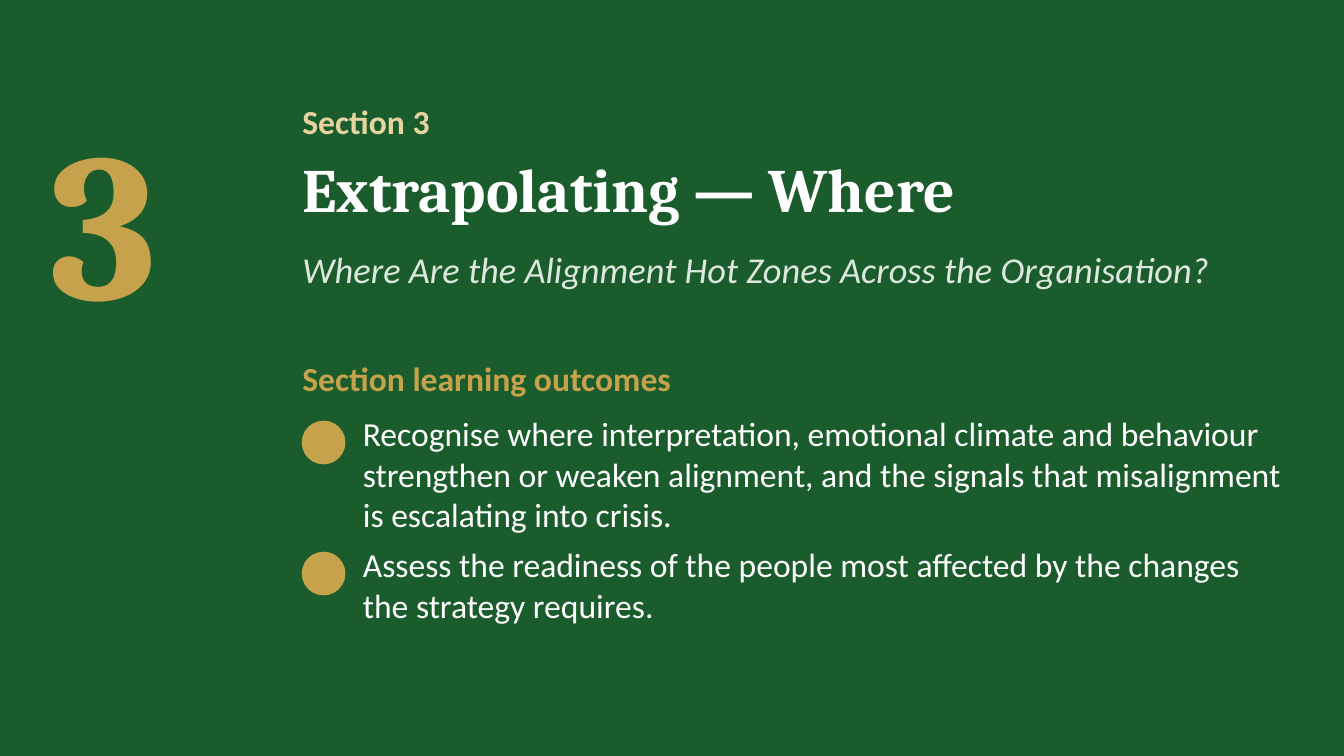
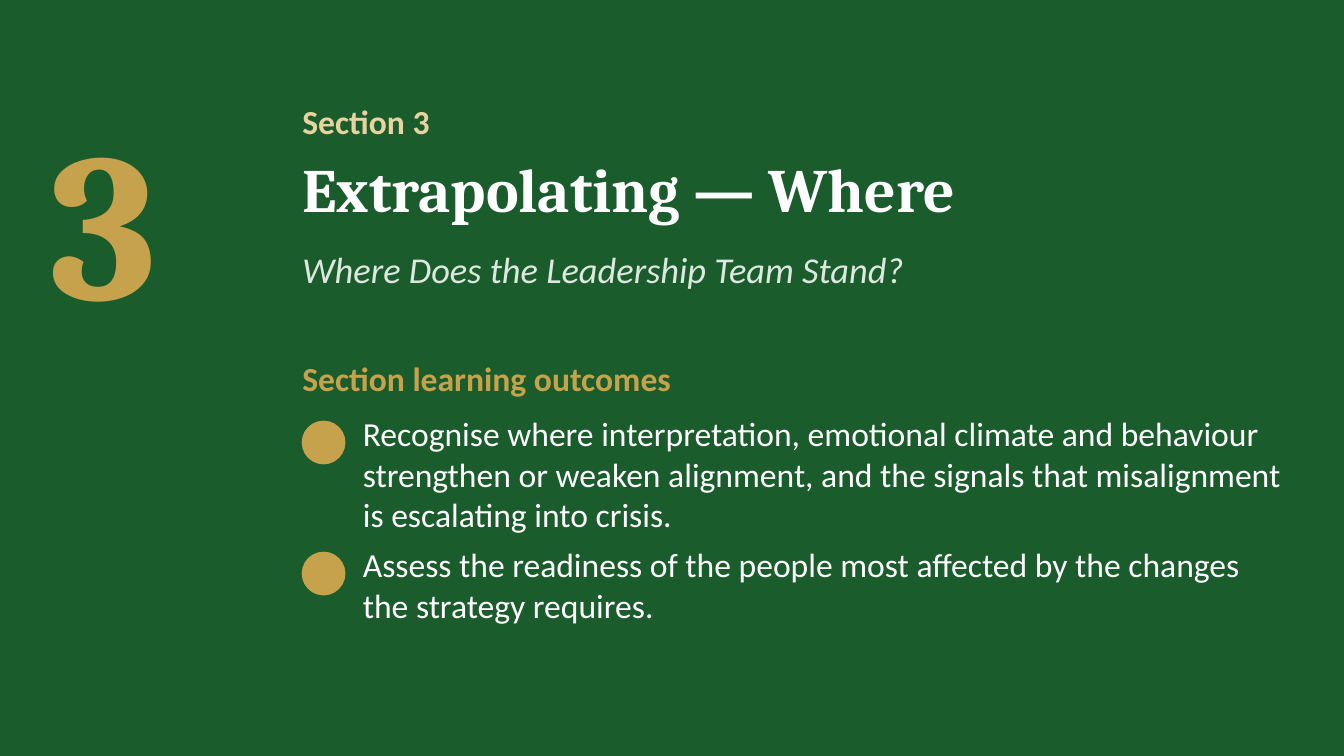
Before and after one commit to IBSL26/ibsl-platform, a slide deck: slide 25 of Unit decks/Unit 05 - Aligning Heart & Mind.pptx. Drawn at 1344x756 pixels with LibreOffice and Linux fonts; fonts in the diff are those of the drawing; background and template pictures are left out. Boxes give left, top, right and bottom in pixels: in the first picture for what was removed or moved away, otherwise in the second. Text is boxed around its words. In the diff, an @@ line names an element or a change of style, - is before the commit and + after.

```diff
--- a/Unit decks/Unit 05 - Aligning Heart & Mind.pptx
+++ b/Unit decks/Unit 05 - Aligning Heart & Mind.pptx
@@ text at (x1=302, y1=257, x2=903, y2=289): text changed @@
-Where Are the Alignment Hot Zones Across the Organisation?
+Where Does the Leadership Team Stand?
```
Also in this commit, not shown: 12 other slides changed, 5 slides added, 6 slides removed, 42 other files.
